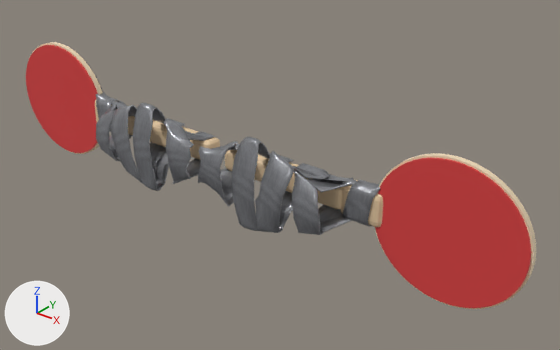
An edit to the glTF model games/dream-table/bat.glb, drawn before and after from the same camera.
One viewpoint serves both versions: a 50 mm camera at (0.53, -0.529, 0.344) aimed at (0.062, 0.056, -0.018). The axes (+X, +Y, +Z) are drawn at lower left. The lights are the same throughout. The first picture is the older version. Vertices at exactly the same position are counted once.

Names of what the first picture shows: 'bat.L', 'bat.R'.
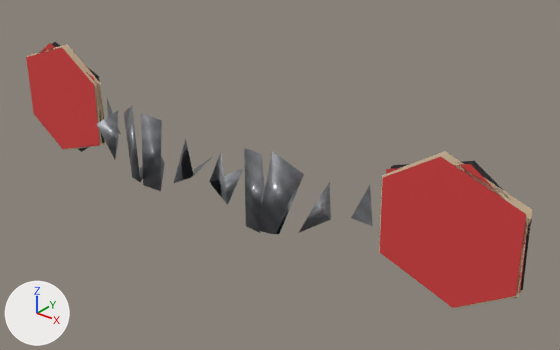
Boxes (x1, y1, x2, y2) around the edits, measured in the pictures (560 x 350 px):
'bat.L', reshaped (6% shorter)
    before: (198, 137, 536, 309)
    after: (209, 148, 532, 309)
'bat.R', reshaped
    before: (26, 42, 220, 191)
    after: (26, 42, 211, 191)
part 1 of me_taped_bat, rebuilt (65% narrower, 9% shorter)
    before: (232, 137, 294, 231)
    after: (244, 148, 265, 233)
part 2 of me_taped_bat, rebuilt
    before: (198, 141, 240, 207)
    after: (209, 152, 244, 205)
part 3 of me_taped_bat, rebuilt (not visible before)
    after: (393, 162, 531, 290)
part 4 of me_taped_bat, rebuilt
    before: (375, 153, 536, 309)
    after: (401, 151, 532, 294)
part 5 of me_taped_bat, rebuilt
    before: (375, 158, 531, 308)
    after: (386, 164, 528, 293)
part 6 of me_taped_bat, deleted
    before: (343, 180, 380, 227)
part 7 of me_taped_bat, deleted
    before: (225, 150, 342, 209)
part 8 of me_taped_bat, deleted (beige)
    before: (341, 179, 383, 227)
part 9 of me_taped_bat, cut back
    before: (256, 151, 359, 235)
    after: (257, 152, 532, 309)
part 10 of me_taped_bat_001, rebuilt
    before: (132, 103, 185, 191)
    after: (141, 114, 165, 191)
part 11 of me_taped_bat_001, rebuilt (27% narrower, 32% shorter)
    before: (164, 119, 215, 184)
    after: (174, 139, 211, 183)
part 12 of me_taped_bat_001, rebuilt (mostly hidden before)
    before: (86, 62, 103, 92)
    after: (52, 42, 105, 143)
part 13 of me_taped_bat_001, rebuilt
    before: (28, 42, 103, 154)
    after: (63, 44, 106, 144)
part 14 of me_taped_bat_001, rebuilt
    before: (26, 45, 98, 153)
    after: (38, 43, 99, 148)
part 15 of me_taped_bat_001, deleted
    before: (96, 92, 121, 132)
part 16 of me_taped_bat_001, deleted (beige)
    before: (128, 116, 220, 160)
part 17 of me_taped_bat_001, deleted (mostly hidden)
    before: (95, 100, 112, 122)
part 18 of me_taped_bat_001, cut back
    before: (96, 100, 163, 184)
    after: (26, 42, 143, 182)

What changed in the scene script:
```text
Change me_taped_bat:
    remove me_taped_bat.from_pydata(...)  # 2488 vertices, 4936 faces; spans x 0.003..0.351, y -0.018..0.048, z -0.076..0.07
    remove me_taped_bat.materials.append(mat_handle_wood)  # beige #e5c8a2
    add me_taped_bat.from_pydata(...)  # 59 vertices, 49 faces; spans x 0.012..0.344, y -0.012..0.042, z -0.077..0.072
    me_taped_bat part 1: the loose piece of 392 vertices spanning x 0.059..0.092, y -0.018..0.048, z -0.054..0.048 is rebuilt with 5 vertices and now spans x 0.059..0.087, y -0.008..0.016, z -0.054..0.034
    me_taped_bat part 2: the loose piece of 392 vertices spanning x 0.003..0.051, y -0.015..0.046, z -0.038..0.036 is rebuilt with 5 vertices and now spans x 0.012..0.04, y -0.004..0.042, z -0.037..0.018
    me_taped_bat part 3: the loose piece of 112 vertices spanning x 0.197..0.349, y 0.036..0.038, z -0.074..0.068 is rebuilt with 6 vertices and now spans x 0.206..0.344, y 0.036, z -0.075..0.07
    me_taped_bat part 4: the loose piece of 112 vertices spanning x 0.195..0.351, y 0.03..0.036, z -0.076..0.07 is rebuilt with 6 vertices and now spans x 0.202..0.343, y 0.036, z -0.077..0.072
    me_taped_bat part 5: the loose piece of 112 vertices spanning x 0.197..0.349, y 0.028..0.03, z -0.074..0.068 is rebuilt with 6 vertices and now spans x 0.206..0.344, y 0.03, z -0.075..0.07
    me_taped_bat part 6: the loose piece of 392 vertices spanning x 0.165..0.202, y 0.023..0.044, z -0.024..0.022 is deleted
    me_taped_bat part 7: the loose piece of 96 vertices spanning x 0.01..0.163, y 0.022..0.044, z -0.016..0.01 is deleted
    me_taped_bat part 8: the loose piece of 96 vertices spanning x 0.158..0.208, y 0.025..0.042, z -0.022..0.017 is deleted
    me_taped_bat part 9: 782 vertices removed from x 0.082..0.178, y -0.017..0.048, z -0.054..0.041; 29 vertices added at x 0.086..0.343, y -0.012..0.038, z -0.077..0.072
Change me_taped_bat_001:
    remove me_taped_bat_001.from_pydata(...)  # 2488 vertices, 4936 faces; spans x -0.351..-0.003, y -0.018..0.048, z -0.076..0.07
    remove me_taped_bat_001.materials.append(mat_handle_wood)  # beige #e5c8a2
    add me_taped_bat_001.from_pydata(...)  # 59 vertices, 49 faces; spans x -0.344..-0.012, y -0.012..0.042, z -0.077..0.072
    me_taped_bat_001 part 10: the loose piece of 392 vertices spanning x -0.092..-0.059, y -0.018..0.048, z -0.054..0.048 is rebuilt with 5 vertices and now spans x -0.087..-0.059, y -0.008..0.016, z -0.054..0.034
    me_taped_bat_001 part 11: the loose piece of 392 vertices spanning x -0.051..-0.003, y -0.015..0.046, z -0.038..0.036 is rebuilt with 5 vertices and now spans x -0.04..-0.012, y -0.004..0.042, z -0.037..0.018
    me_taped_bat_001 part 12: the loose piece of 112 vertices spanning x -0.349..-0.197, y 0.036..0.038, z -0.074..0.068 is rebuilt with 6 vertices and now spans x -0.344..-0.206, y 0.036, z -0.075..0.07
    me_taped_bat_001 part 13: the loose piece of 112 vertices spanning x -0.351..-0.195, y 0.03..0.036, z -0.076..0.07 is rebuilt with 6 vertices and now spans x -0.343..-0.202, y 0.036, z -0.077..0.072
    me_taped_bat_001 part 14: the loose piece of 112 vertices spanning x -0.349..-0.197, y 0.028..0.03, z -0.074..0.068 is rebuilt with 6 vertices and now spans x -0.344..-0.206, y 0.03, z -0.075..0.07
    me_taped_bat_001 part 15: the loose piece of 392 vertices spanning x -0.202..-0.165, y 0.023..0.044, z -0.024..0.022 is deleted
    me_taped_bat_001 part 16: the loose piece of 96 vertices spanning x -0.163..-0.01, y 0.022..0.044, z -0.016..0.01 is deleted
    me_taped_bat_001 part 17: the loose piece of 96 vertices spanning x -0.208..-0.158, y 0.025..0.042, z -0.022..0.017 is deleted
    me_taped_bat_001 part 18: 782 vertices removed from x -0.178..-0.082, y -0.017..0.048, z -0.054..0.041; 29 vertices added at x -0.343..-0.086, y -0.012..0.038, z -0.077..0.072
```
